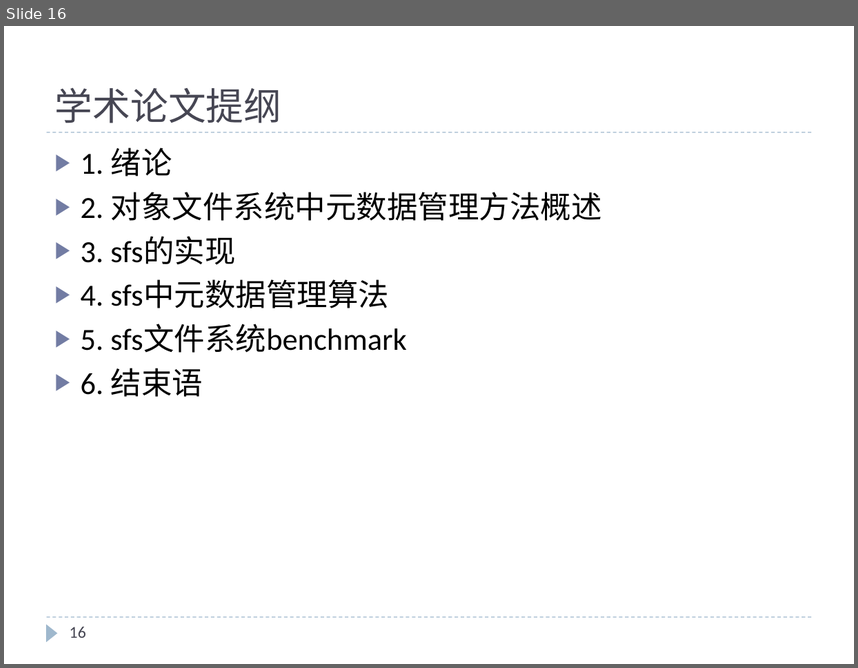
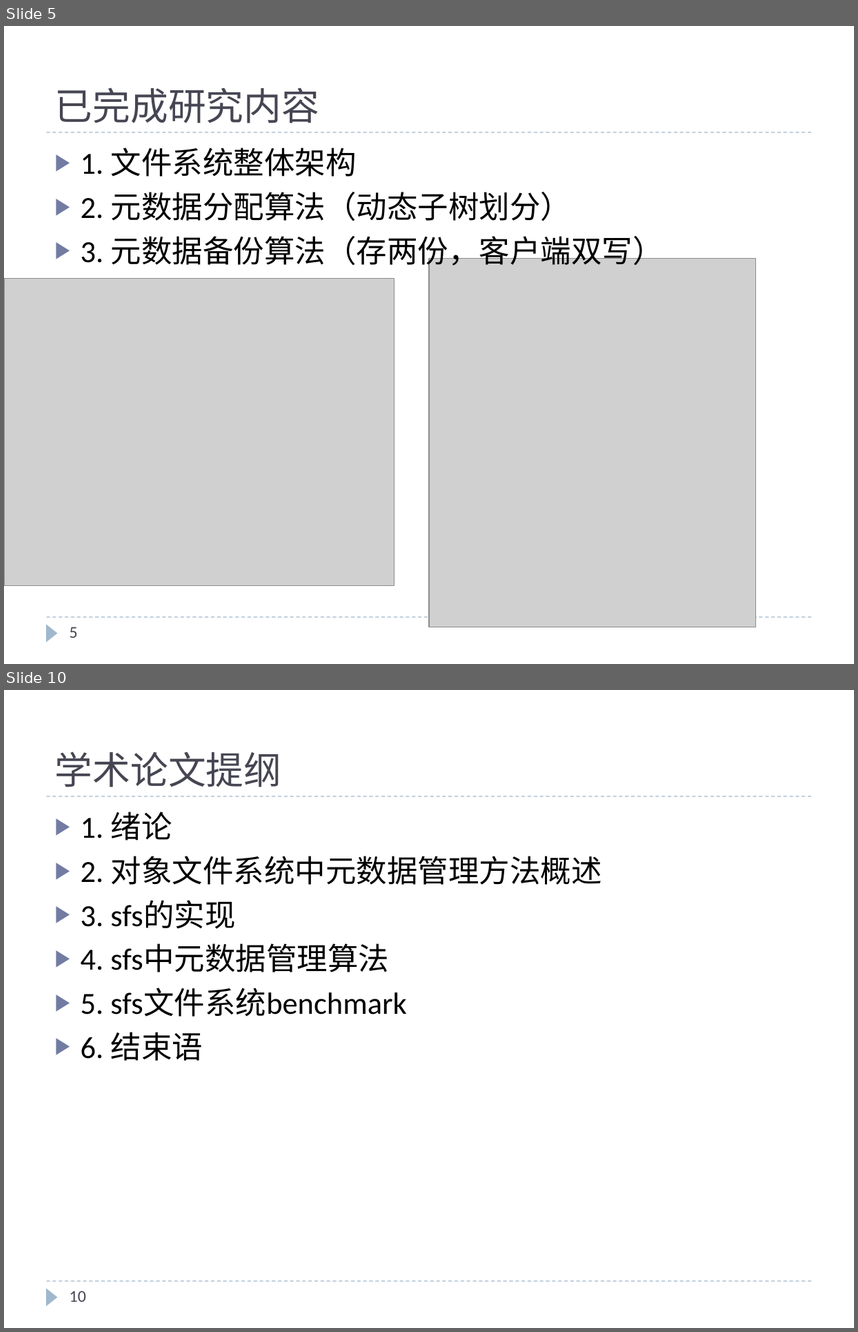
Before and after one commit to cheliequan/idning-paper, a slide deck: draft/中期.pptx. Shown one above the other, each under a label of ours: slide 16 before the commit, slides 5 and 10 after it; the slides between them are not shown. The pictures are 858x668 and 858x1332 pixels, drawn with LibreOffice and Linux fonts; fonts in the diff are those of the drawing; grey boxes stand for pictures. Boxes give left, top, right and bottom in pixels: in the first picture for what was removed or moved away, otherwise in the second. Text is boxed around its words. In the diff, an @@ line names an element or a change of style, - is before the commit and + after.

```diff
--- a/draft/中期.pptx
+++ b/draft/中期.pptx
@@ slide 5 added at (4,26,854,664), background #FFFFFF; not listed: 3 template elements that a slide beside it also shows @@
@@ title added at (55,87,319,123), 32 pt, text #464653 @@
+已完成研究内容
@@ text added at (81,147,664,270), 26 pt, text #000000 @@
+▶ 1. 文件系统整体架构
+▶ 2. 元数据分配算法（动态子树划分）
+▶ 3. 元数据备份算法（存两份，客户端双写）
@@ picture added at (429,258,755,626) @@
@@ picture added at (4,279,394,586) @@
@@ page number added at (70,626,78,637), 14 pt, text #464653 @@
+5
@@ what was slide 16 is now slide 10 @@
@@ page number at (70,1290,86,1301): text changed @@
-16
+10
```
Also in this commit, not shown: 6 slides changed, 3 other slides added, 10 slides removed, 2 other files.
